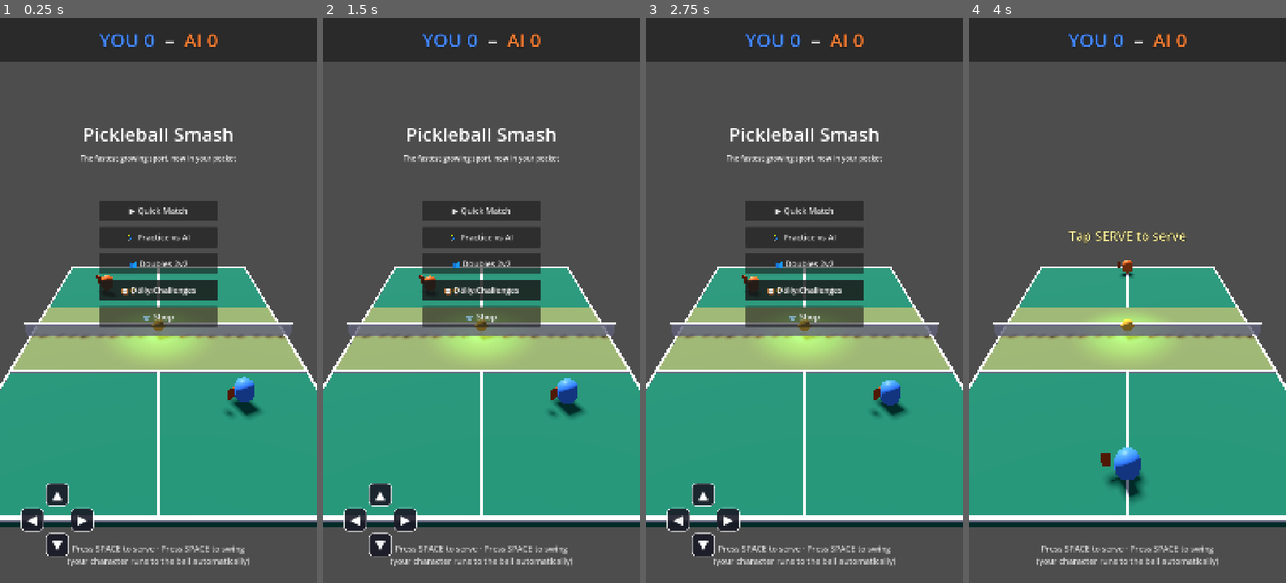
Above: before the commit, frames 1-4 (left to right).
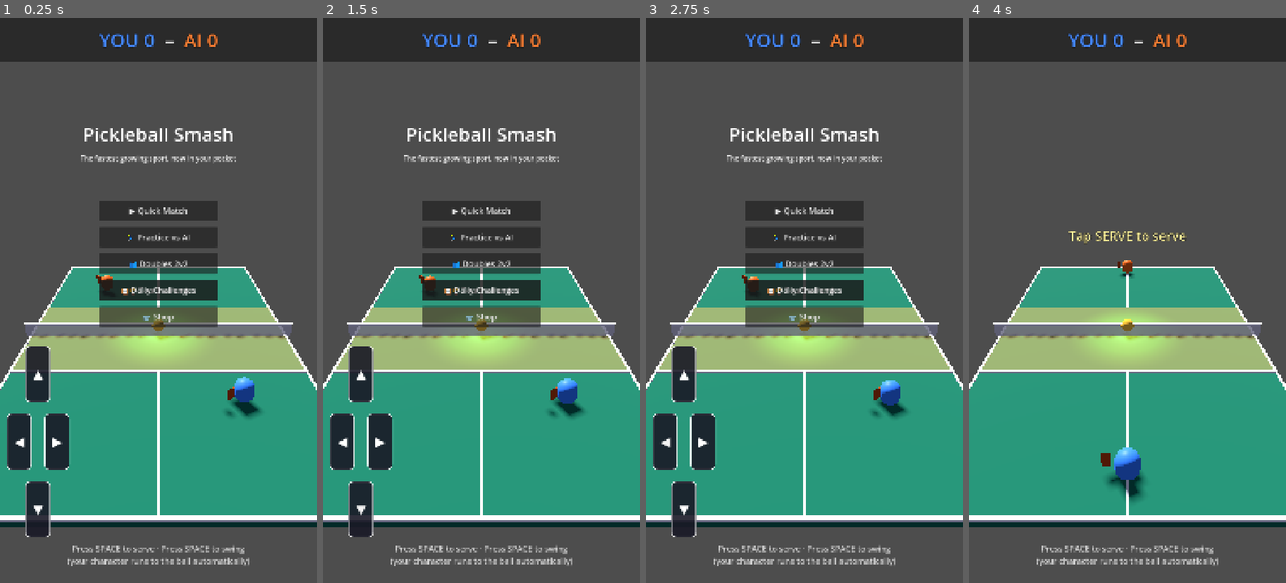
Above: after the commit, the same moments.

Repository: altafhssn/pickleball
Game: Godot game, scene res://scenes/Main.tscn
Two runs of this game, one before a commit and one after it. Both use one fixed random seed, a clock stepped at 60 frames per second and the inputs below.
Inputs:
- Up to frame 1 (0.25 s): no input
- Up to frame 2 (1.5 s): click "▲" at 0.5 s; click "▼" at 1.25 s
- Up to frame 3 (2.75 s): click "◀" at 2 s
- Up to frame 4 (4 s): click "▶" at 2.75 s; click "▶ Quick Match" at 3.5 s

The runs differ from the first frame. In frame 1, 3.8% of the frame differs, in the area x 2-30%, y 58-96%; in frame 2, 3.8%; in frame 3, 3.8%; in frame 4, nothing differs.

Commit message:
[mobile] Percentage-based anchors so buttons land in any aspect
User's window is widescreen (~16:9), but the project's reference
resolution is 1080×1920 portrait. My previous pixel-based offsets
("-280 from the right edge") only worked at the reference aspect —
in a wide window they pushed the buttons off the actual viewport.

Switched to percentage-of-viewport anchors:
- SERVE button: 70-95% horizontal, 72-88% vertical (big and obvious)
- LOB/DRIVE/DINK: stacked vertically on the right edge (80-97% x)
- D-pad arrows: a + cross at the bottom-left (2-22% x, 58-92% y)

A single `_make_percent_button(text, ax, ay, bx, by, font_size, bg)`
replaces the two old left/right pixel-offset helpers. Removed dead
code.

Co-Authored-By: Claude Opus 4.7 <noreply@anthropic.com>

Diff:
--- a/scripts/Main.gd
+++ b/scripts/Main.gd
@@ -380,65 +380,49 @@
 	_set_touch_shot_buttons_visible(true)
 
 func _spawn_touch_controls() -> void:
-	# Build the touch controls overlay programmatically — no scene file,
-	# no @onready, no preset confusion. Anchors set explicitly so the
-	# buttons land in the corners regardless of window aspect.
+	# Built programmatically with PERCENTAGE-BASED anchors so the buttons
+	# land in the corners regardless of viewport aspect ratio.
 	touch_layer = CanvasLayer.new()
 	touch_layer.name = "TouchControls"
 	touch_layer.layer = 10
 	add_child(touch_layer)
 
-	touch_btn_serve = _make_touch_button("SERVE", Vector2(-320, -260), Vector2(-50, -110), 56, Color(1.0, 0.55, 0.1, 0.95))
+	# SERVE: big button center-right, ~25% wide, ~12% tall.
+	touch_btn_serve = _make_percent_button("SERVE", 0.70, 0.72, 0.95, 0.88, 56, Color(1.0, 0.55, 0.1, 0.95))
 	touch_btn_serve.pressed.connect(_on_touch_serve)
 	touch_btn_serve.visible = false
 
-	touch_btn_lob = _make_touch_button("LOB", Vector2(-280, -360), Vector2(-70, -270), 42, Color(0.1, 0.1, 0.15, 0.9))
+	# Shot buttons: stacked vertically on the right edge.
+	touch_btn_lob = _make_percent_button("LOB", 0.80, 0.58, 0.97, 0.70, 40, Color(0.1, 0.1, 0.15, 0.9))
 	touch_btn_lob.pressed.connect(_on_touch_lob)
-	touch_btn_drive = _make_touch_button("DRIVE", Vector2(-280, -250), Vector2(-70, -160), 42, Color(0.1, 0.1, 0.15, 0.9))
+	touch_btn_drive = _make_percent_button("DRIVE", 0.80, 0.72, 0.97, 0.84, 40, Color(0.1, 0.1, 0.15, 0.9))
 	touch_btn_drive.pressed.connect(_on_touch_drive)
-	touch_btn_dink = _make_touch_button("DINK", Vector2(-280, -140), Vector2(-70, -50), 42, Color(0.1, 0.1, 0.15, 0.9))
+	touch_btn_dink = _make_percent_button("DINK", 0.80, 0.86, 0.97, 0.98, 40, Color(0.1, 0.1, 0.15, 0.9))
 	touch_btn_dink.pressed.connect(_on_touch_dink)
 	_set_touch_shot_buttons_visible(false)
 
-	# D-pad on the left side — visible always.
-	touch_btn_up = _make_touch_button_left("▲", Vector2(155, -340), Vector2(235, -260), 44)
-	touch_btn_down = _make_touch_button_left("▼", Vector2(155, -170), Vector2(235, -90), 44)
-	touch_btn_left = _make_touch_button_left("◀", Vector2(70, -255), Vector2(150, -175), 44)
-	touch_btn_right = _make_touch_button_left("▶", Vector2(240, -255), Vector2(320, -175), 44)
-
-func _make_touch_button(text: String, top_left: Vector2, bottom_right: Vector2, font_size: int, bg: Color) -> Button:
-	# Right-anchored — offsets are negative (measured from the right/bottom edges).
+	# D-pad on the bottom-left in a + cross layout.
+	touch_btn_up    = _make_percent_button("▲", 0.08, 0.58, 0.16, 0.68, 44, Color(0.1, 0.1, 0.15, 0.9))
+	touch_btn_left  = _make_percent_button("◀", 0.02, 0.70, 0.10, 0.80, 44, Color(0.1, 0.1, 0.15, 0.9))
+	touch_btn_right = _make_percent_button("▶", 0.14, 0.70, 0.22, 0.80, 44, Color(0.1, 0.1, 0.15, 0.9))
+	touch_btn_down  = _make_percent_button("▼", 0.08, 0.82, 0.16, 0.92, 44, Color(0.1, 0.1, 0.15, 0.9))
+
+# Place a button using percentage-of-viewport anchors.
+# x/y ranges should be in [0, 1]. Resulting rect fits regardless of aspect.
+func _make_percent_button(text: String, ax: float, ay: float, bx: float, by: float, font_size: int, bg: Color) -> Button:
 	var b: Button = Button.new()
 	b.text = text
-	b.anchor_left = 1.0
-	b.anchor_top = 1.0
-	b.anchor_right = 1.0
-	b.anchor_bottom = 1.0
-	b.offset_left = top_left.x
-	b.offset_top = top_left.y
-	b.offset_right = bottom_right.x
-	b.offset_bottom = bottom_right.y
+	b.anchor_left = ax
+	b.anchor_top = ay
+	b.anchor_right = bx
+	b.anchor_bottom = by
+	b.offset_left = 0
+	b.offset_top = 0
+	b.offset_right = 0
+	b.offset_bottom = 0
 	b.add_theme_font_size_override("font_size", font_size)
 	b.add_theme_color_override("font_color", Color(1, 1, 1, 1))
 	_apply_touch_button_style(b, bg)
-	touch_layer.add_child(b)
-	return b
-
-func _make_touch_button_left(text: String, top_left: Vector2, bottom_right: Vector2, font_size: int) -> Button:
-	# Left-anchored — offsets are positive from the left edge, negative from bottom.
-	var b: Button = Button.new()
-	b.text = text
-	b.anchor_left = 0.0
-	b.anchor_top = 1.0
-	b.anchor_right = 0.0
-	b.anchor_bottom = 1.0
-	b.offset_left = top_left.x
-	b.offset_top = top_left.y
-	b.offset_right = bottom_right.x
-	b.offset_bottom = bottom_right.y
-	b.add_theme_font_size_override("font_size", font_size)
-	b.add_theme_color_override("font_color", Color(1, 1, 1, 1))
-	_apply_touch_button_style(b, Color(0.1, 0.1, 0.15, 0.9))
 	touch_layer.add_child(b)
 	return b
 
